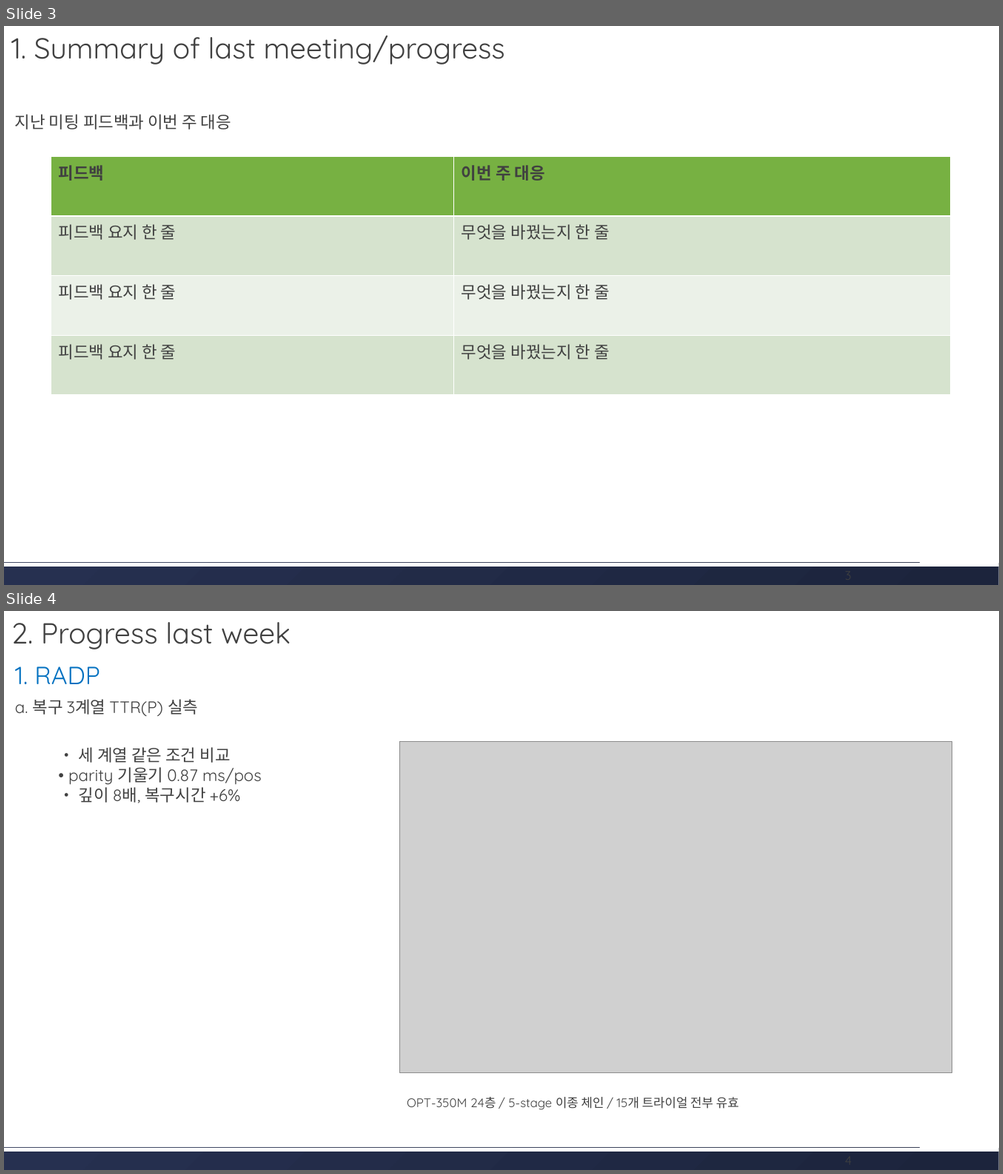
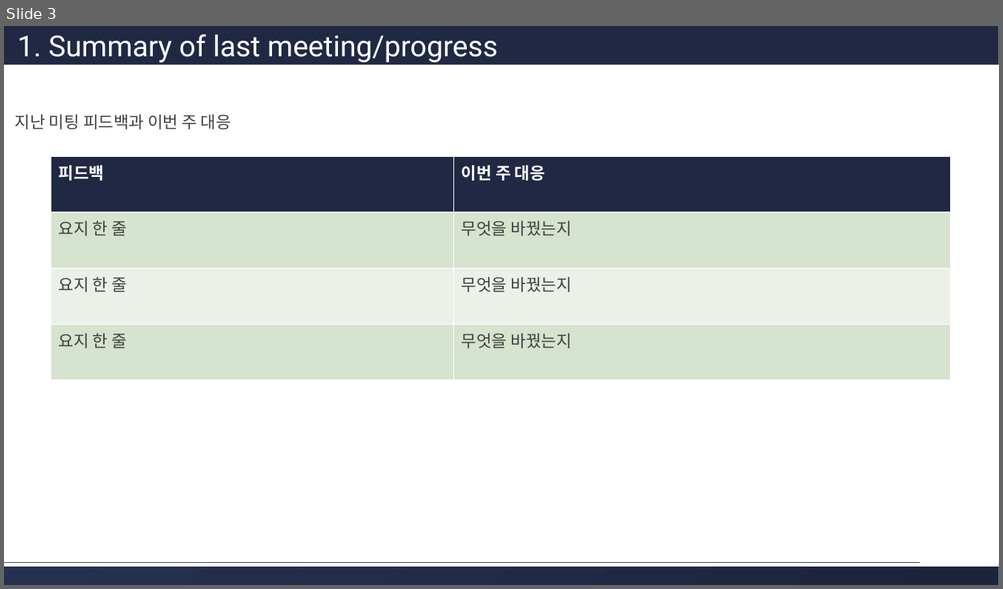
Before and after one commit to hjkim24/RADP, a slide deck: ppt/template/radp-progress-template.pptx. Shown one above the other, each under a label of ours: slides 3 and 4 before the commit, slide 3 after it. The pictures are 1003x1174 and 1003x589 pixels, drawn with LibreOffice and Linux fonts; fonts in the diff are those of the drawing; grey boxes stand for pictures. Boxes give left, top, right and bottom in pixels: in the first picture for what was removed or moved away, otherwise in the second. Text is boxed around its words. In the diff, an @@ line names an element or a change of style, - is before the commit and + after.

```diff
--- a/ppt/template/radp-progress-template.pptx
+++ b/ppt/template/radp-progress-template.pptx
@@ slide 4 removed at (4,611,999,1170), background #FFFFFF; not listed: 2 template elements that a slide beside it also shows @@
@@ text removed at (11,622,290,649) @@
-2. Progress last week
@@ text removed at (15,667,99,684) @@
-1. RADP
@@ text removed at (15,699,198,716) @@
-a. 복구 3계열 TTR(P) 실측
@@ picture removed at (399,741,951,1073) @@
@@ text removed at (68,747,262,803) @@
-• 세 계열 같은 조건 비교
-• parity 기울기 0.87 ms/pos
-• 깊이 8배, 복구시간 +6%
@@ text removed at (407,1097,739,1111) @@
-OPT-350M 24층 / 5-stage 이종 체인 / 15개 트라이얼 전부 유효
@@ text removed at (845,1151,851,1170) @@
-4
@@ slide 3 changed as well @@
@@ rectangle "1. Summary of last meeting/progress": place and size @@
-rectangle "1. Summary of last meeting/progress" at (11,36,505,64)
+rectangle "1. Summary of last meeting/progress" at (4,26,999,64)
@@ rectangle "1. Summary of last meeting/progress" at (4,26,999,64): font Quicksand to Roboto, text colour #404040 to #FFFFFF; fill none to #202843 @@
@@ table at (51,156,950,380) @@
-row 2, column 1: 피드백 요지 한 줄
+row 2, column 1: 요지 한 줄
-row 2, column 2: 무엇을 바꿨는지 한 줄
+row 2, column 2: 무엇을 바꿨는지
-row 3, column 1: 피드백 요지 한 줄
+row 3, column 1: 요지 한 줄
-row 3, column 2: 무엇을 바꿨는지 한 줄
+row 3, column 2: 무엇을 바꿨는지
-row 4, column 1: 피드백 요지 한 줄
+row 4, column 1: 요지 한 줄
-row 4, column 2: 무엇을 바꿨는지 한 줄
+row 4, column 2: 무엇을 바꿨는지
@@ fill #77B142 to #202843 in row 1 @@
@@ font Quicksand to Roboto, text colour #404040 to #FFFFFF in "피드백", "이번 주 대응" @@
@@ text removed at (845,566,851,585) @@
-3
```
Also in this commit, not shown: 6 other slides changed, 1 slide added, 11 other files.
